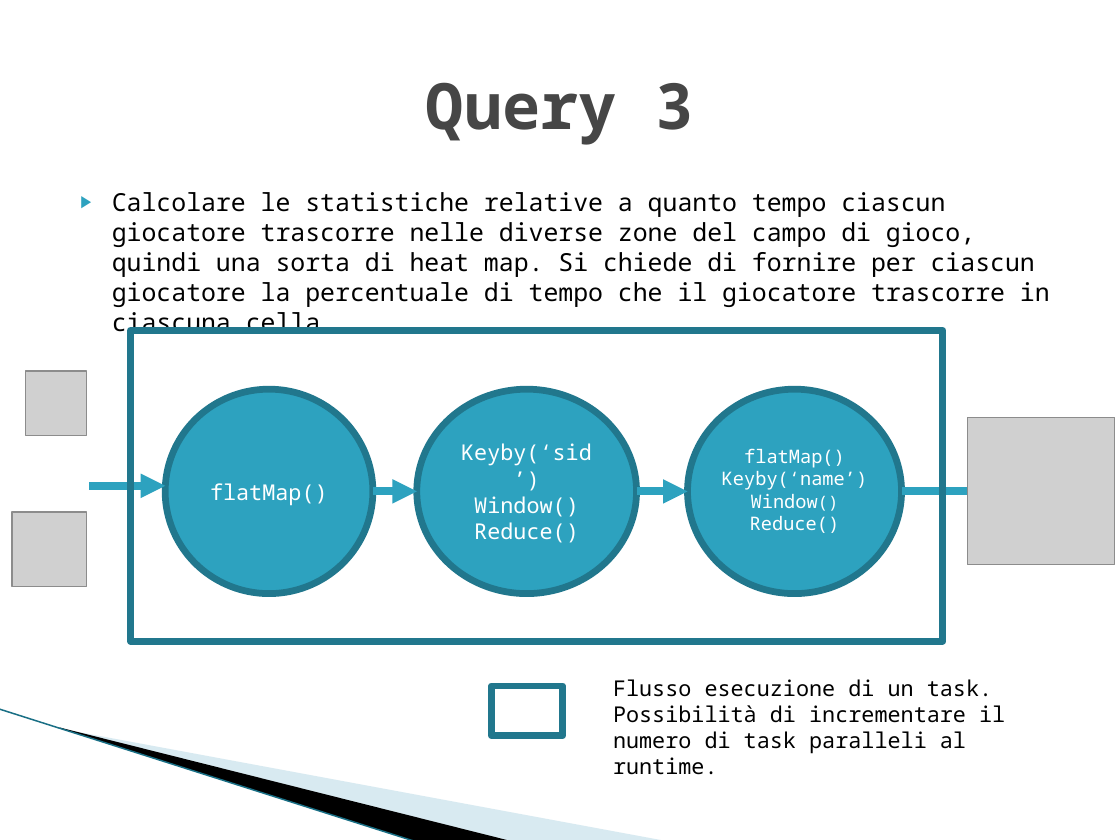
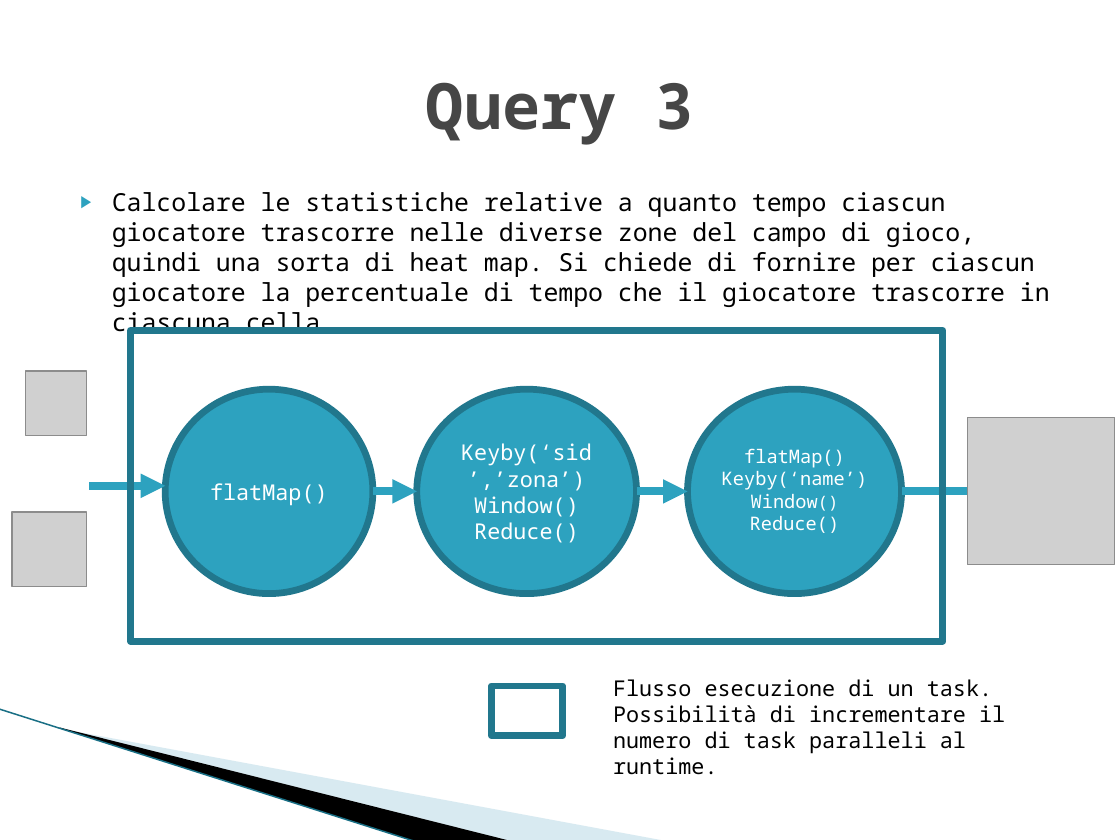
Before and after one commit to alexiey91/Flink, a slide deck: slide 12 of SABD2.pptx. Drawn at 1120x840 pixels with LibreOffice and Linux fonts; fonts in the diff are those of the drawing; grey boxes stand for pictures; background and template pictures are left out. Boxes give left, top, right and bottom in pixels: in the first picture for what was removed or moved away, otherwise in the second. Text is boxed around its words. In the diff, an @@ line names an element or a change of style, - is before the commit and + after.

```diff
--- a/SABD2.pptx
+++ b/SABD2.pptx
@@ text in ellipse at (x1=461, y1=443, x2=592, y2=491): text changed @@
-Keyby(‘sid’)
+Keyby(‘sid’,’zona’)
```
Also in this commit, not shown: 7 other slides changed.
